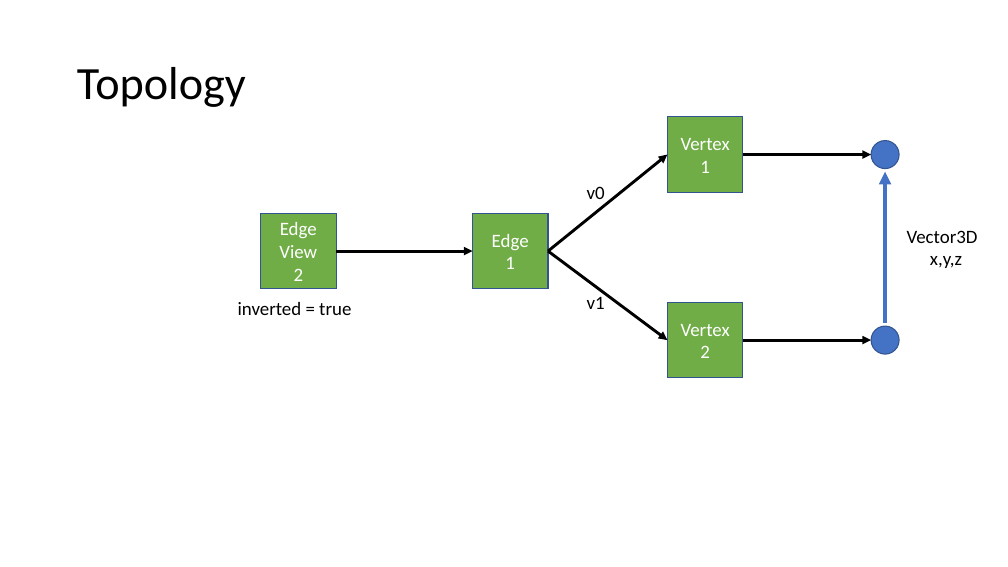
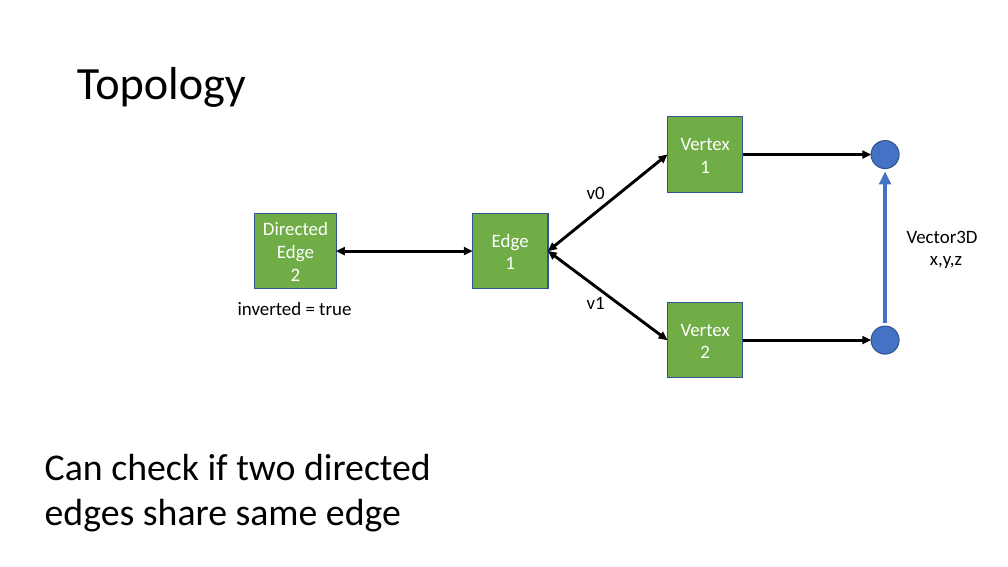
Before and after one commit to automaticmagic/topolys, a slide deck: slide 5 of design/Classes.pptx. Drawn at 1008x567 pixels with LibreOffice and Linux fonts; fonts in the diff are those of the drawing. Boxes give left, top, right and bottom in pixels: in the first picture for what was removed or moved away, otherwise in the second. Text is boxed around its words. In the diff, an @@ line names an element or a change of style, - is before the commit and + after.

```diff
--- a/design/Classes.pptx
+++ b/design/Classes.pptx
@@ arrow (548, 251) - (668, 154): arrow to double arrow @@
@@ rectangle "Directed Edge": place and size @@
-rectangle "Directed Edge" at bbox=[261, 213, 337, 289]
+rectangle "Directed Edge" at bbox=[255, 213, 337, 289]
@@ text in rectangle at bbox=[263, 222, 328, 261]: text changed @@
-Edge
-View
+Directed Edge
@@ arrow (337, 251) - (473, 251): arrow to double arrow @@
@@ arrow (548, 251) - (668, 340): arrow to double arrow @@
@@ text added at bbox=[45, 453, 431, 532], 36 pt, text #000000 @@
+Can check if two directed edges share same edge
```
Also in this commit, not shown: 7 other slides changed, 1 slide added, 2 slides removed, 5 other files.
